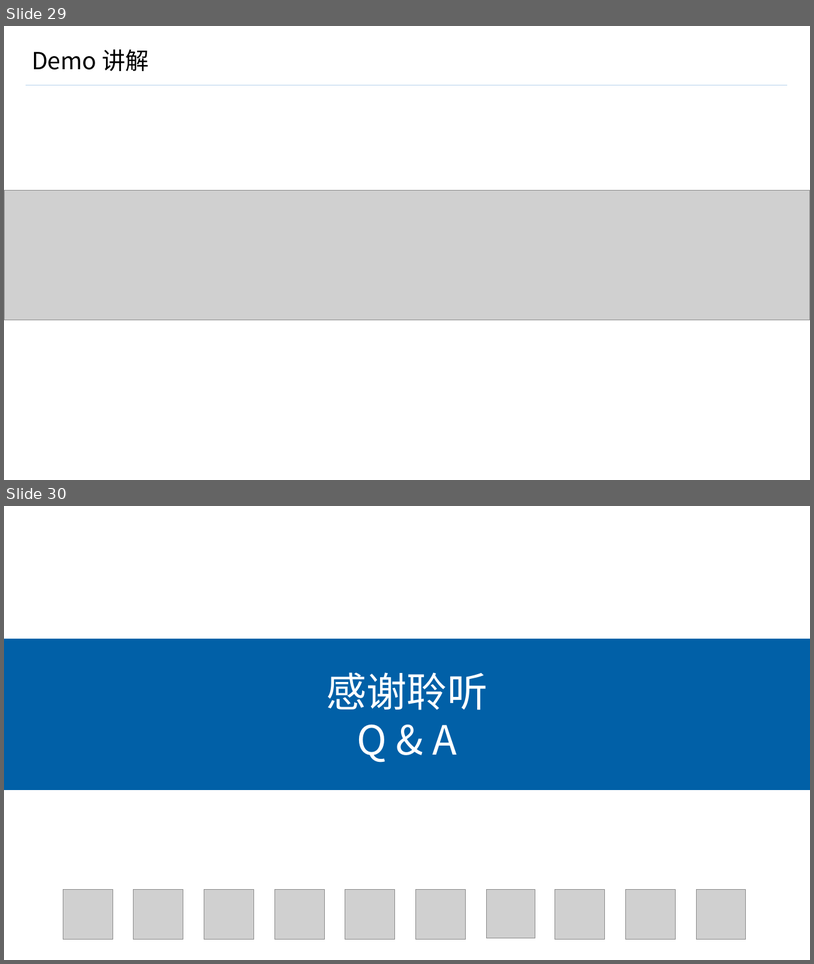
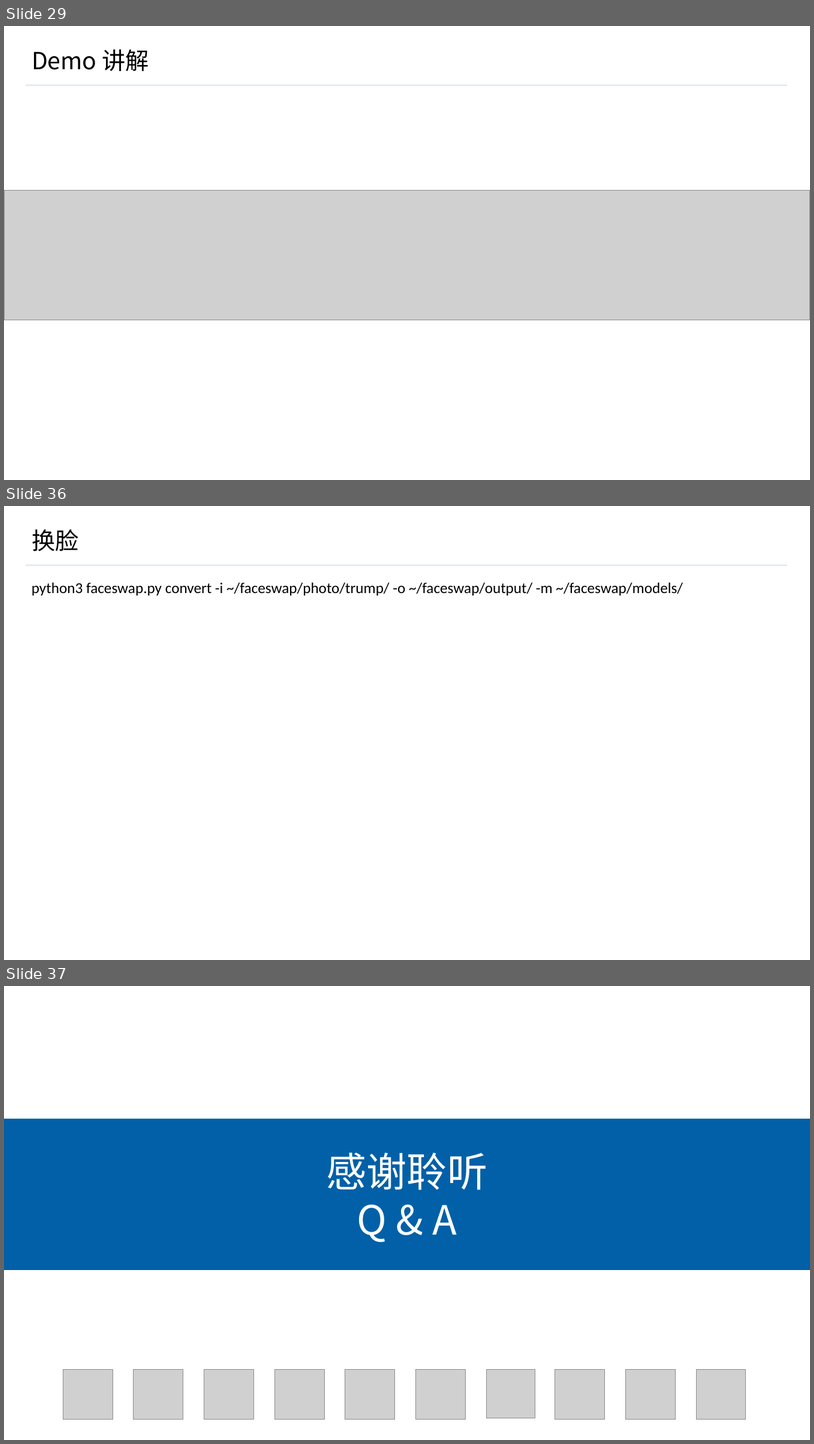
Before and after one commit to GuanyiLL/Study, a slide deck: Swift/CoreMLResearching/CoreML.pptx. Shown one above the other, each under a label of ours: slides 29 and 30 before the commit, slides 29, 36 and 37 after it; the slides between them are not shown. The pictures are 814x964 and 814x1444 pixels, drawn with LibreOffice and Linux fonts; fonts in the diff are those of the drawing; grey boxes stand for pictures; background and template pictures are left out. Boxes give left, top, right and bottom in pixels: in the first picture for what was removed or moved away, otherwise in the second. Text is boxed around its words. In the diff, an @@ line names an element or a change of style, - is before the commit and + after.

```diff
--- a/Swift/CoreMLResearching/CoreML.pptx
+++ b/Swift/CoreMLResearching/CoreML.pptx
@@ slide 36 added at [4, 506, 810, 960], background #FFFFFF; not listed: 1 template element that a slide beside it also shows @@
@@ title added at [32, 529, 78, 551], 28 pt, text #000000 @@
+换脸
@@ text added at [32, 582, 683, 595], 18 pt, text #000000 @@
+python3 faceswap.py convert -i ~/faceswap/photo/trump/ -o ~/faceswap/output/ -m ~/faceswap/models/
@@ what was slide 30 is now slide 37 @@
```
Also in this commit, not shown: 3 slides changed, 7 other slides added, 1 slide removed.
